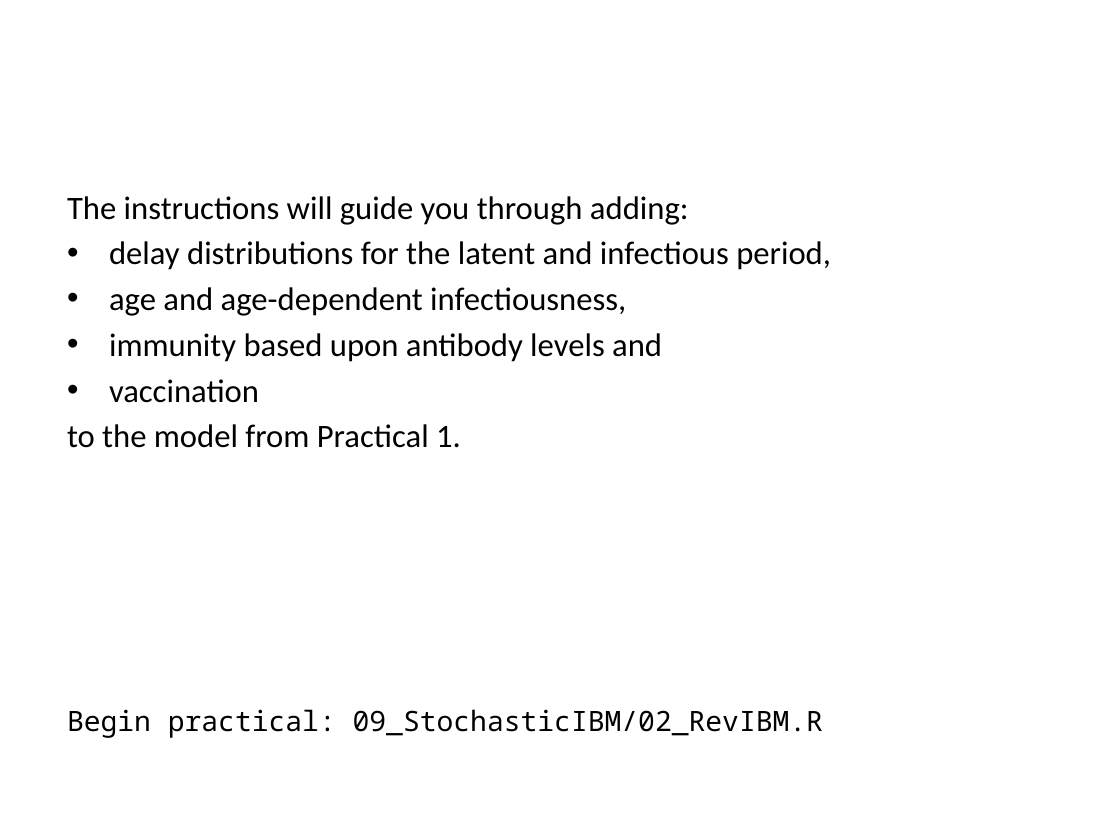
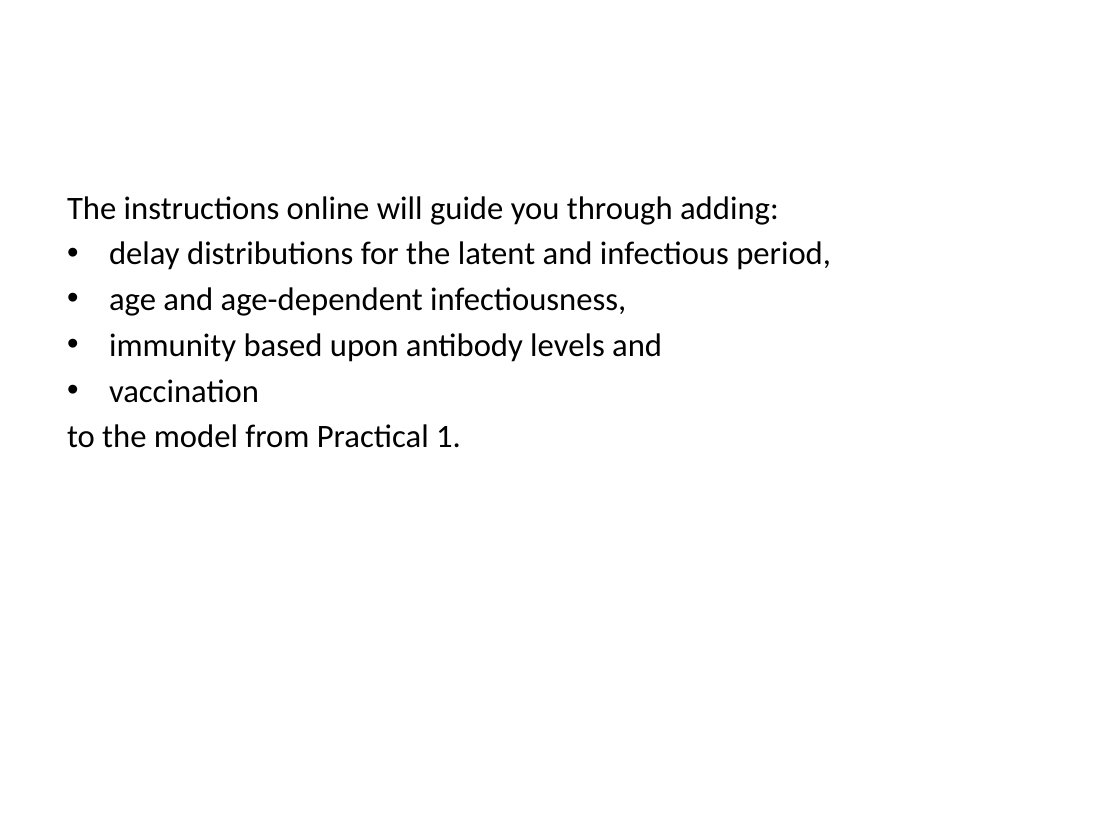
Before and after one commit to cmmid/mtm, a slide deck: slide 33 of slides/Lecture_08_StochasticIBM.pptx. Drawn at 1120x840 pixels with LibreOffice and Linux fonts; fonts in the diff are those of the drawing; background and template pictures are left out. Boxes give left, top, right and bottom in pixels: in the first picture for what was removed or moved away, otherwise in the second. Text is boxed around its words. In the diff, an @@ line names an element or a change of style, - is before the commit and + after.

```diff
--- a/slides/Lecture_08_StochasticIBM.pptx
+++ b/slides/Lecture_08_StochasticIBM.pptx
@@ text at (x1=67, y1=196, x2=779, y2=225): text changed @@
-The instructions will guide you through adding:
+The instructions online will guide you through adding:
@@ text at (x1=67, y1=709, x2=823, y2=738): paragraph removed @@
-Begin practical: 09_StochasticIBM/02_RevIBM.R
```
Also in this commit, not shown: 5 other slides changed, 1 slide added, 34 other files.
